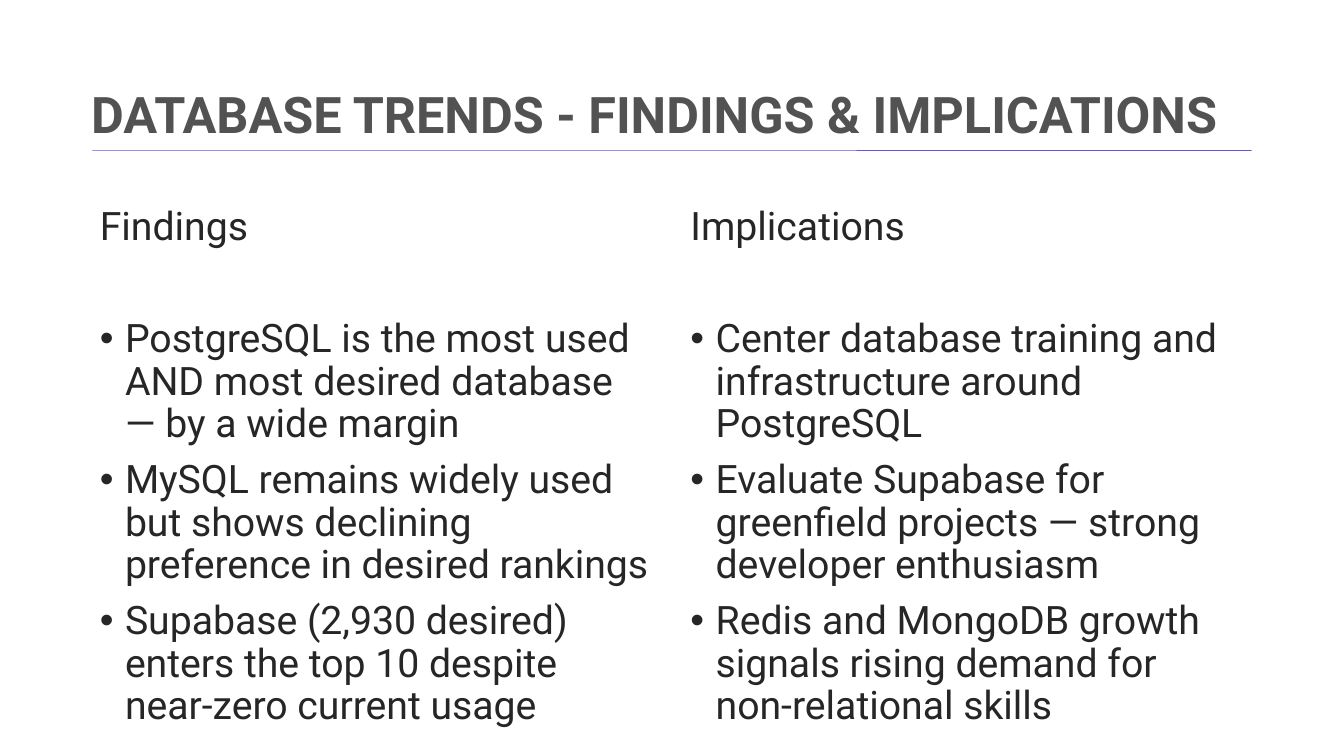
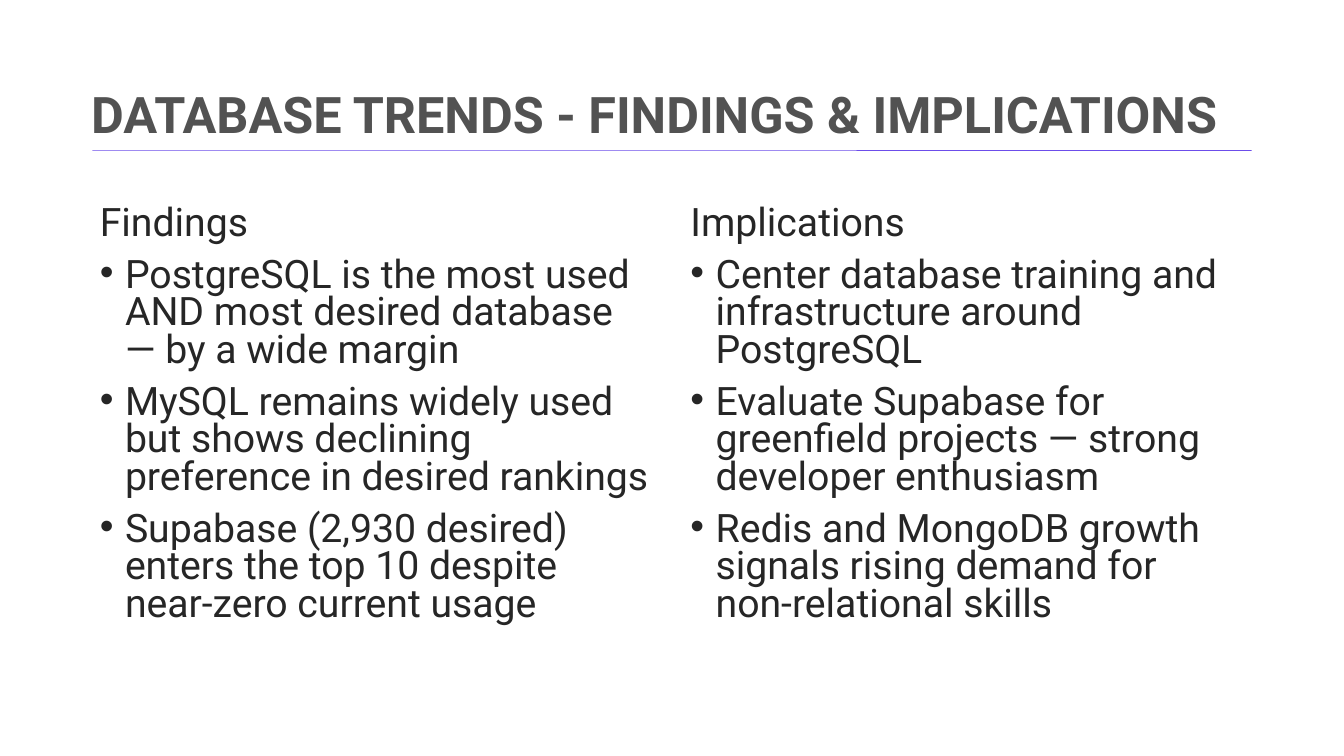
Before and after one commit to adriant25/ibm-data-analyst-capstone, a slide deck: slide 12 of capstone-project/capstone_v3.pptx. Drawn at 1344x756 pixels with LibreOffice and Linux fonts; fonts in the diff are those of the drawing; background and template pictures are left out. Boxes give left, top, right and bottom in pixels: in the first picture for what was removed or moved away, otherwise in the second. Text is boxed around its words. In the diff, an @@ line names an element or a change of style, - is before the commit and + after.

```diff
--- a/capstone-project/capstone_v3.pptx
+++ b/capstone-project/capstone_v3.pptx
@@ text "Findings" at box(100, 206, 649, 625): line spacing 0.9 to 0.8 @@
@@ text "Implications" at box(690, 206, 1217, 618): line spacing 0.9 to 0.8 @@
```
Also in this commit, not shown: 5 other slides changed, 7 other files.
